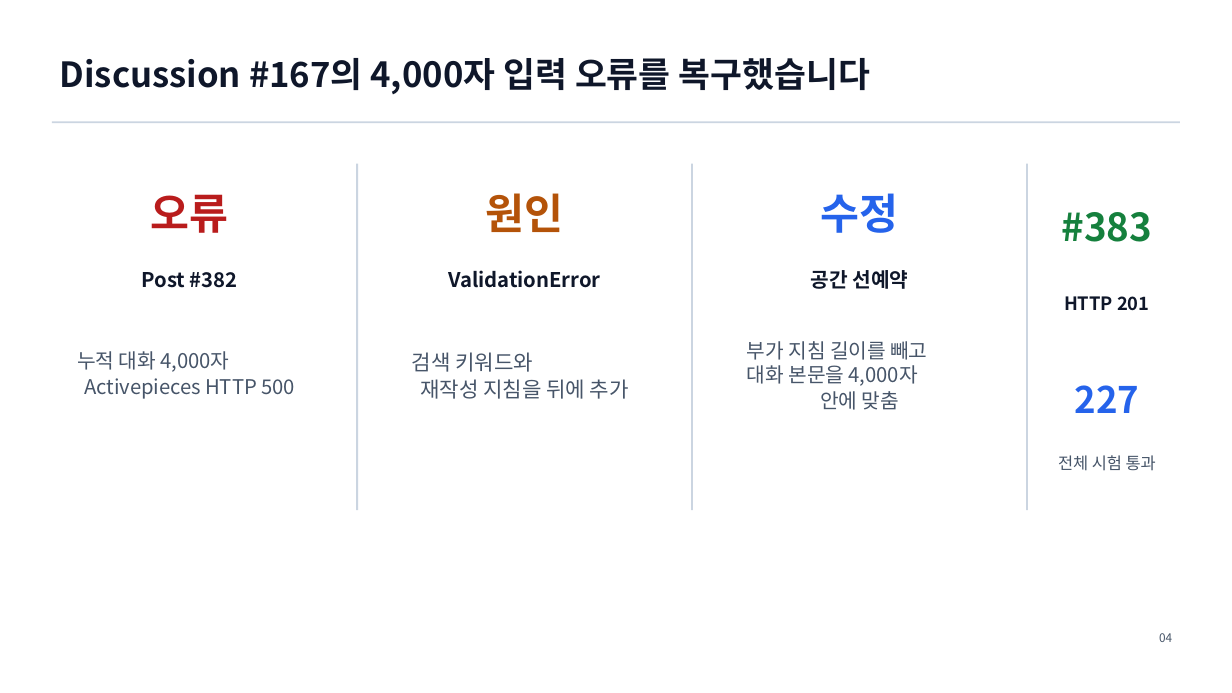
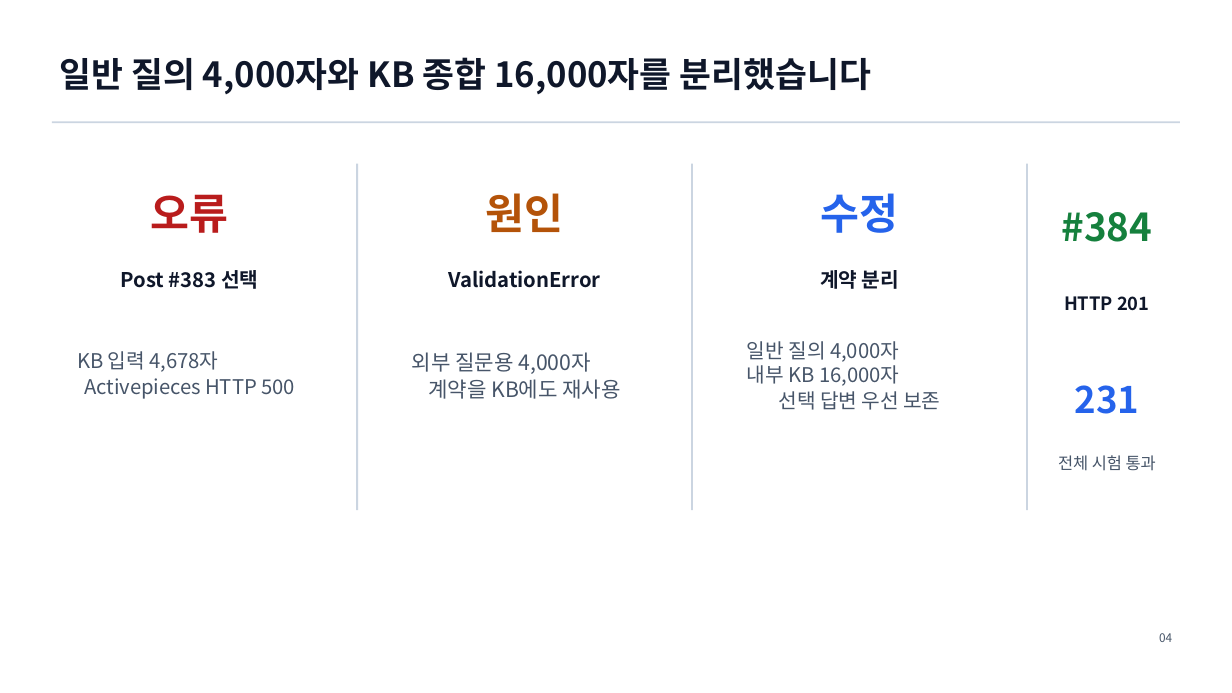
Before and after one commit to dhslove/ablestack-techflow, a slide deck: slide 4 of output/presentation/techflow-community-auto-publish-kb.pptx. Drawn at 1232x693 pixels with LibreOffice and Linux fonts; fonts in the diff are those of the drawing. Boxes give left, top, right and bottom in pixels: in the first picture for what was removed or moved away, otherwise in the second. Text is boxed around its words. In the diff, an @@ line names an element or a change of style, - is before the commit and + after.

Commit message:
fix: Community 솔루션 KB 오류와 적용 버전 교정

```diff
--- a/output/presentation/techflow-community-auto-publish-kb.pptx
+++ b/output/presentation/techflow-community-auto-publish-kb.pptx
@@ text at bbox=[60, 57, 871, 94]: text changed @@
-Discussion #167의 4,000자 입력 오류를 복구했습니다
+일반 질의 4,000자와 KB 종합 16,000자를 분리했습니다
@@ text at bbox=[1061, 212, 1152, 242]: text changed @@
-#383
+#384
@@ text at bbox=[121, 270, 258, 289]: text changed @@
-Post #382
+Post #383 선택
@@ text at bbox=[820, 270, 899, 289]: text changed @@
-공간 선예약
+계약 분리
@@ text at bbox=[77, 351, 295, 399]: text changed @@
-누적 대화 4,000자
-Activepieces HTTP 500
+KB 입력 4,678자
+Activepieces HTTP 500
@@ text at bbox=[412, 352, 620, 399]: text changed @@
-검색 키워드와
-재작성 지침을 뒤에 추가
+외부 질문용 4,000자
+계약을 KB에도 재사용
@@ text at bbox=[747, 341, 940, 410]: text changed @@
-부가 지침 길이를 빼고
-대화 본문을 4,000자
-안에 맞춤
+일반 질의 4,000자
+내부 KB 16,000자
+선택 답변 우선 보존
@@ text at bbox=[1075, 385, 1140, 414]: text changed @@
-227
+231
```
Also in this commit, not shown: 2 other slides changed, 19 other files.
